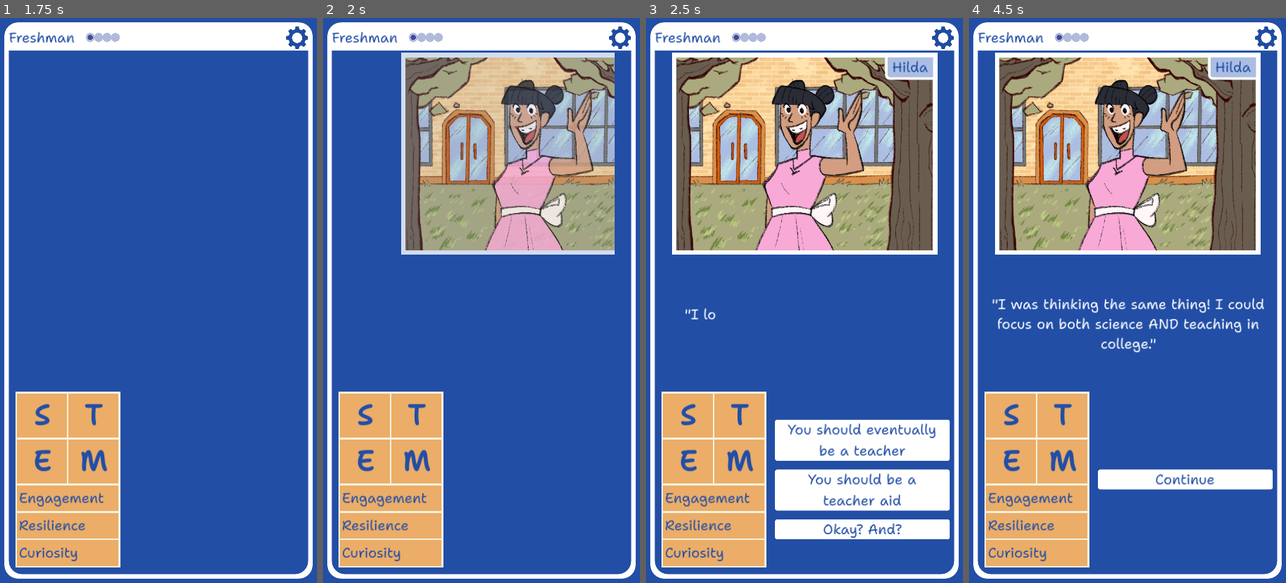
Above: before the commit, frames 1-4 (left to right).
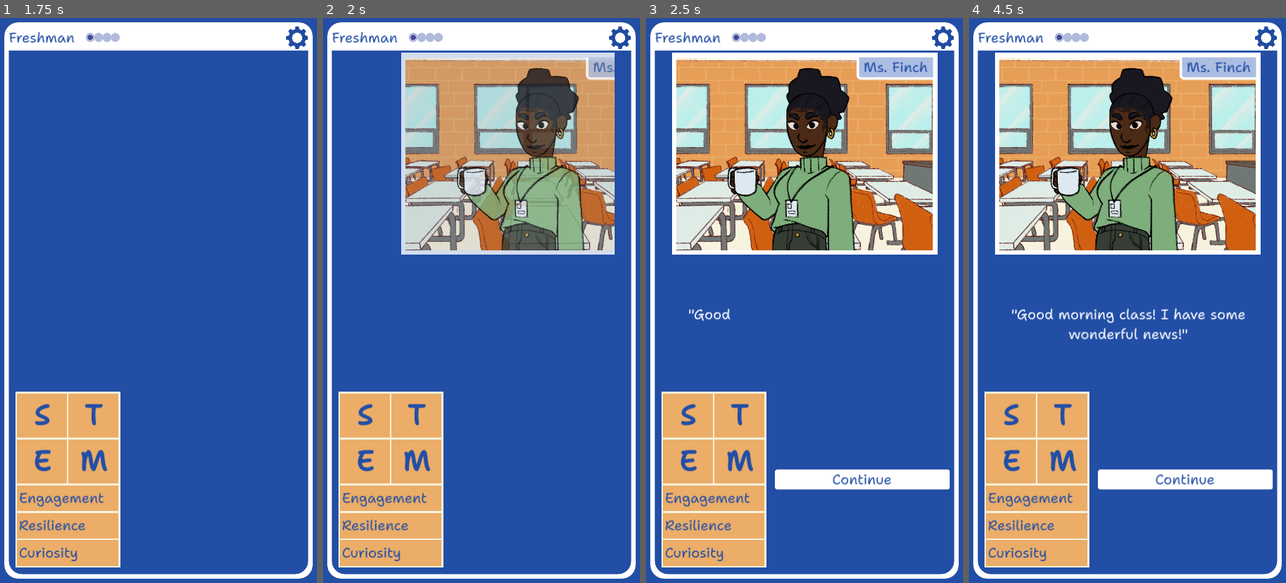
Above: after the commit, the same moments.

Repository: stem-career-paths/game
Game: Godot game, scene res://ui/screen.tscn
Same seed, same stepped clock (60 frames per second), same inputs: the game is played once before the commit and once after it. The engine's default icon, where the game draws it, is replaced by a stand-in: a white triangle on a blue panel in a dark square.
Inputs (mouse positions are in pixels of both pictures, inside the frame that each line leads up to):
- Up to frame 1 (1.75 s): click (158, 486) at 0.52 s; click (215, 481) at 1.25 s
- Up to frame 2 (2 s): no input
- Up to frame 3 (2.5 s): tap Enter at 2 s; drag from (804, 323) to (836, 176) at 2.02 s
- Up to frame 4 (4.5 s): click (1184, 441) at 2.77 s; click (1266, 40) at 3.5 s; tap Space at 4.25 s; drag from (1064, 328) to (1111, 413) at 4.27 s

Frame 1 is identical in both runs. In frame 2, 21% of the frame differs, in the area x 26-92%, y 7-42%; in frame 3, 35%, in the area x 9-96%, y 6-93%; in frame 4, 29%.

Commit message:
Refactor story loading and removal

Diff:
--- a/project/common/story_loader.gd
+++ b/project/common/story_loader.gd
@@ -28,7 +28,7 @@
 
 	while file_name != "":
 		var file_path := path.path_join(file_name)
-		print("Checking file: " + file_path)
+
 		if dir.current_is_dir():
 			paths.append_array(get_story_paths_in_directory(file_path))
 		elif _is_valid_story_path(file_path):
--- a/project/story/drama_club/tech.gd
+++ b/project/story/drama_club/tech.gd
@@ -28,5 +28,4 @@
 
 func on_option_selected(option: String, world : World) -> void:
 	if option == _SWITCH:
-		var dir := DirAccess.open(_DRAMA_DIR)
-		world.remove_stories(dir)
+		world.remove_stories(_DRAMA_DIR)
--- a/project/story/rpg/conflict.gd
+++ b/project/story/rpg/conflict.gd
@@ -32,6 +32,4 @@
 
 func on_option_selected(option:String, world: World) -> void:
 	if option == QUIT:
-		var dir := DirAccess.open("res://story/rpg")
-
-		world.remove_stories(dir)
+		world.remove_stories("res://story/rpg")
--- a/project/story/starting_stories/schedule_conflict.gd
+++ b/project/story/starting_stories/schedule_conflict.gd
@@ -32,8 +32,6 @@
 func on_option_selected(option: String, world : World) -> void:
 	match option:
 		_DRAMA_CLUB:
-			var dir := DirAccess.open(_DRAMA_DIR)
-			world.add_stories(dir)
+			world.add_stories(_DRAMA_DIR)
 		_ROBOTICS_CLUB:
-			var dir := DirAccess.open(_ROBOTICS_DIR)
-			world.add_stories(dir)
+			world.add_stories(_ROBOTICS_DIR)
--- a/project/story/starting_stories/steven_dnd.gd
+++ b/project/story/starting_stories/steven_dnd.gd
@@ -40,5 +40,4 @@
 
 func on_option_selected(option:String, world: World) -> void:
 	if POSITIVE.values().has(option):
-		var dir := DirAccess.open("res://story/rpg")
-		world.add_stories(dir)
+		world.add_stories("res://story/rpg")
--- a/project/test/integration/simple_story_validity_test.gd
+++ b/project/test/integration/simple_story_validity_test.gd
@@ -2,7 +2,6 @@
 ## that can be found in the story directories.
 extends GutTest
 
-const STORY_PATH := "res://story/"
 const END_STORY_PATH := "res://end/"
 
 const CAST_PATH := "res://cast/"
@@ -12,14 +11,16 @@
 const MAX_LINES_PER_OPTION := 3
 const MAX_EFFECTS := 2
 
+var story_loader: StoryLoader
 var story_paths: Array[String] = []
 
 func before_all():
-	story_paths = _get_story_paths_in_directory(STORY_PATH)
+	story_loader = StoryLoader.new()
+	story_paths = story_loader.get_story_paths_in_directory(StoryLoader.STORY_PATH)
 
 
 func test_stories_exist():
-	assert_true(story_paths.size() > 0, "No stories found in %s" % STORY_PATH)
+	assert_true(story_paths.size() > 0, "No stories found in %s" % StoryLoader.STORY_PATH)
 
 
 func test_story_has_npc():
@@ -41,7 +42,12 @@
 
 func _for_each_story(callable:Callable) -> void:
 	for story_path in story_paths:
-		var story := _load_simple_story(story_path)
+		var story := story_loader.load_simple_story(story_path)
+
+		# Skip the story if not a SimpleStory
+		if not story:
+			continue
+
 		await callable.call(story, story_path)
 
 
@@ -220,35 +226,3 @@
 		else:
 			assert_true(true)
 	)
-
-
-func _get_story_paths_in_directory(path: String) -> Array[String]:
-	var paths: Array[String] = []
-
-	var dir := DirAccess.open(path)
-	assert_not_null(dir, "Could not open directory " + path)
-
-	dir.list_dir_begin()
-	var file_name := dir.get_next()
-
-	while file_name != "":
-		var file_path := path + file_name
-		if dir.current_is_dir():
-			paths.append_array(_get_story_paths_in_directory(file_path + "/"))
-		elif file_name.ends_with(".gd") and _is_path_simple_story(file_path):
-			paths.append(file_path)
-
-		file_name = dir.get_next()
-
-	return paths
-
-
-func _load_simple_story(file_path: String) -> SimpleStory:
-	var resource := load(file_path)
-	var story: Object = autofree(resource.new())
-
-	return story
-
-
-func _is_path_simple_story(file_path: String) -> bool:
-	return _load_simple_story(file_path) is SimpleStory
--- a/project/test/integration/story_quantity_test.gd
+++ b/project/test/integration/story_quantity_test.gd
@@ -1,15 +1,11 @@
 extends GutTest
 
-const STARTING_STORY_DIR := "res://story/starting_stories/"
+func test_there_are_stories_enough_to_fill_a_playthrough() -> void:
+	var story_loader := StoryLoader.new()
+	var world := World.new()
 
-func test_there_are_stories_enough_to_fill_a_playthrough() -> void:
-	var world := World.new()
-	var dir := DirAccess.open(STARTING_STORY_DIR)
-	var files := dir.get_files()
-	var count := 0
-	for file_name in files:
-		if file_name.ends_with(".gd"):
-			count += 1
+	var story_paths := story_loader.get_starting_story_paths()
+	var count := story_paths.size()
 
 	var needed_stories := world.turns_per_year * 4
 
--- a/project/test/unit/world_test.gd
+++ b/project/test/unit/world_test.gd
@@ -13,8 +13,7 @@
 
 func test_add_stories() -> void:
 	var initial_story_count := world.available_stories.size()
-	var dir := DirAccess.open(TEST_STORY_DIR)
-	var added_paths := world.add_stories(dir)
+	var added_paths := world.add_stories(TEST_STORY_DIR)
 	var expected := initial_story_count + NUMBER_OF_TEST_STORIES
 	assert_eq(world.available_stories.size(), expected)
 	assert_eq(added_paths.size(), NUMBER_OF_TEST_STORIES)
@@ -23,9 +22,8 @@
 
 func test_remove_stories() -> void:
 	var initial_story_count := world.available_stories.size()
-	var dir := DirAccess.open(TEST_STORY_DIR)
-	world.add_stories(dir)
-	var removed_paths := world.remove_stories(dir)
+	world.add_stories(TEST_STORY_DIR)
+	var removed_paths := world.remove_stories(TEST_STORY_DIR)
 	assert_eq(world.available_stories.size(), initial_story_count)
 	assert_eq(removed_paths.size(), NUMBER_OF_TEST_STORIES)
 	assert_eq(removed_paths[0], "%s/test_story_1.gd" % TEST_STORY_DIR)
--- a/project/ui/main_scene.gd
+++ b/project/ui/main_scene.gd
@@ -1,10 +1,9 @@
 extends Control
 
-const _STARTING_STORY_PATH := "res://story/starting_stories/"
+signal _option_selected(option: String)
+
 const _CAST_PATH := "res://cast/"
 const _LOCATIONS_PATH := "res://locations/"
-
-signal _option_selected(option: String)
 
 @export_category("Animation")
 
@@ -37,10 +36,8 @@
 	world.cast.load_cast(_CAST_PATH)
 	_game_screen.world = world
 
-	## Load all the stories in _STARTING_STORY_PATH
-	var file_paths := DirAccess.get_files_at(_STARTING_STORY_PATH)
-	for file_path in file_paths:
-		world.available_stories.append(_STARTING_STORY_PATH + file_path)
+	## Load all of the starting stories
+	world.add_stories(StoryLoader.STARTING_STORIES_PATH)
 
 	# Start by telling the player this is the start of freshman year
 	await _game_screen.show_year_advancement(Year.Name.FRESHMAN)
--- a/project/world/world.gd
+++ b/project/world/world.gd
@@ -32,15 +32,15 @@
 ## of available stories
 ##
 ## Returns an array of the stories (resource paths) that were added
-func add_stories(dir:DirAccess) -> Array[String]:
-	var results : Array[String] = []
-	for file_name in dir.get_files():
-		var file_path := dir.get_current_dir() + "/" + file_name
-		if FileAccess.file_exists(file_path):
-			results.append(file_path)
-			available_stories.append(file_path)
-		else:
-			push_error("Tried to append non-existing story path: %s" % file_path)
+func add_stories(path: String) -> Array[String]:
+	var story_loader := StoryLoader.new()
+
+	var results: Array[String] = []
+
+	for story_path in story_loader.get_story_paths_in_directory(path):
+		results.append(story_path)
+		available_stories.append(story_path)
+
 	return results
 
 
@@ -63,15 +63,15 @@
 ## of available stories
 ##
 ## Returns an array of the stories (resource paths) that were removed
-func remove_stories(dir:DirAccess) -> Array[String]:
-	var results : Array[String] = []
-	for file_name in dir.get_files():
-		var file_path := dir.get_current_dir() + "/" + file_name
-		if FileAccess.file_exists(file_path):
-			results.append(file_path)
-			available_stories.erase(file_path)
-		else:
-			push_error("Tried to remove non-existing story path: %s" % file_path)
+func remove_stories(path: String) -> Array[String]:
+	var story_loader := StoryLoader.new()
+
+	var results: Array[String] = []
+
+	for story_path in story_loader.get_story_paths_in_directory(path):
+		results.append(story_path)
+		available_stories.erase(story_path)
+
 	return results
 
 
